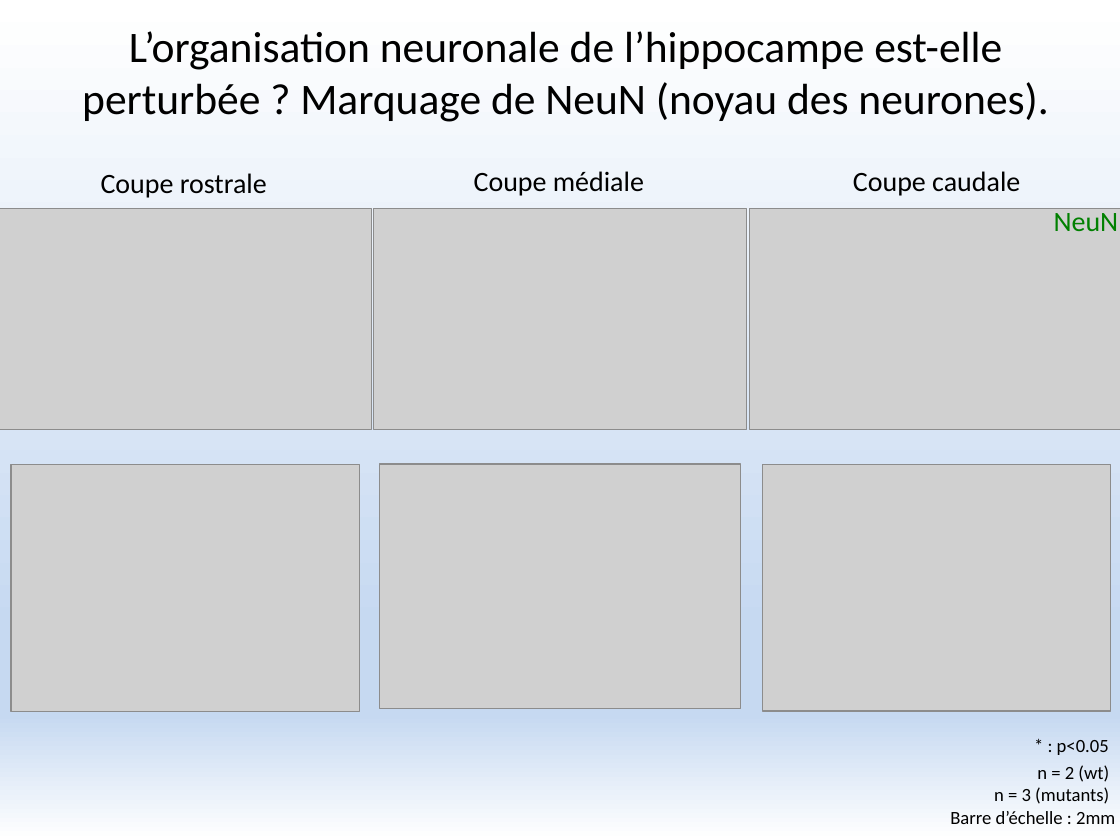
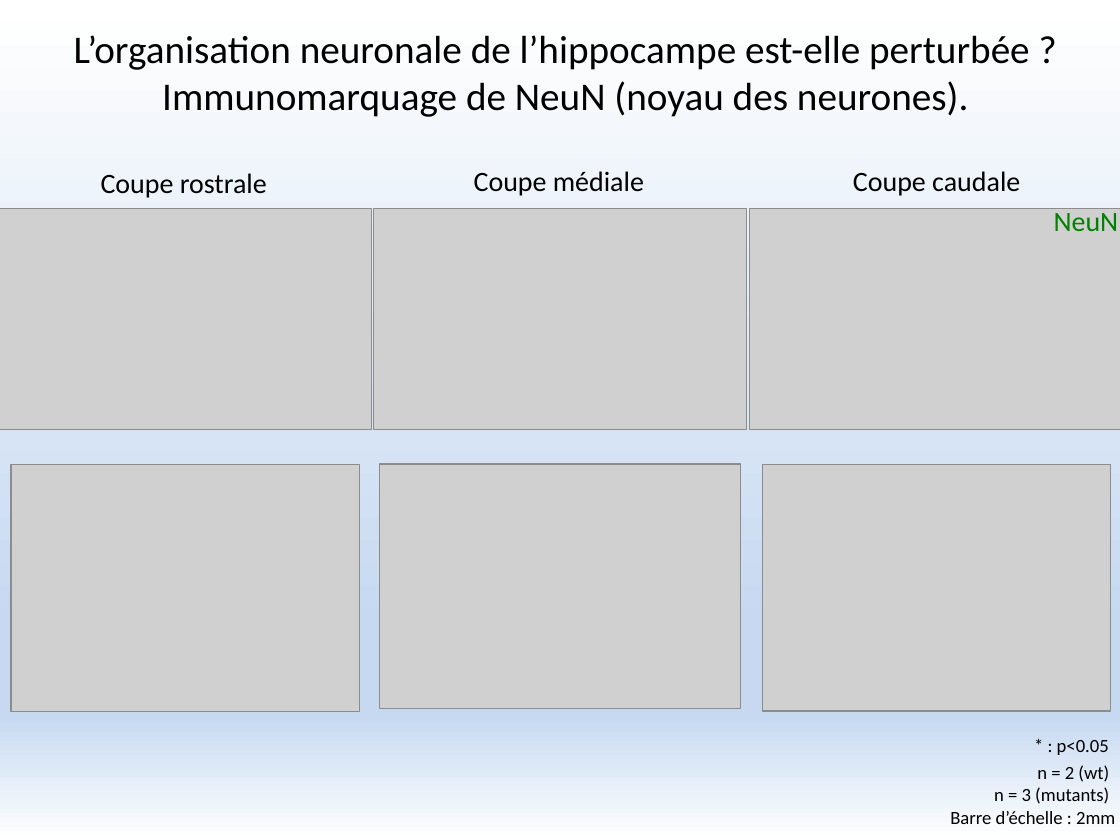
Before and after one commit to FlorentKl/rapport-m2, a slide deck: slide 7 of Présentation Oral.pptx. Drawn at 1120x840 pixels with LibreOffice and Linux fonts; fonts in the diff are those of the drawing; grey boxes stand for pictures. Boxes give left, top, right and bottom in pixels: in the first picture for what was removed or moved away, otherwise in the second. Text is boxed around its words. In the diff, an @@ line names an element or a change of style, - is before the commit and + after.

```diff
--- a/Présentation Oral.pptx
+++ b/Présentation Oral.pptx
@@ title at [74,35,1030,117]: text changed; size 28 to 25.2 pt @@
-L’organisation neuronale de l’hippocampe est-elle perturbée ? Marquage de NeuN (noyau des neurones).
+L’organisation neuronale de l’hippocampe est-elle perturbée ? Immunomarquage de NeuN (noyau des neurones).
```
Also in this commit, not shown: 11 other slides changed.
